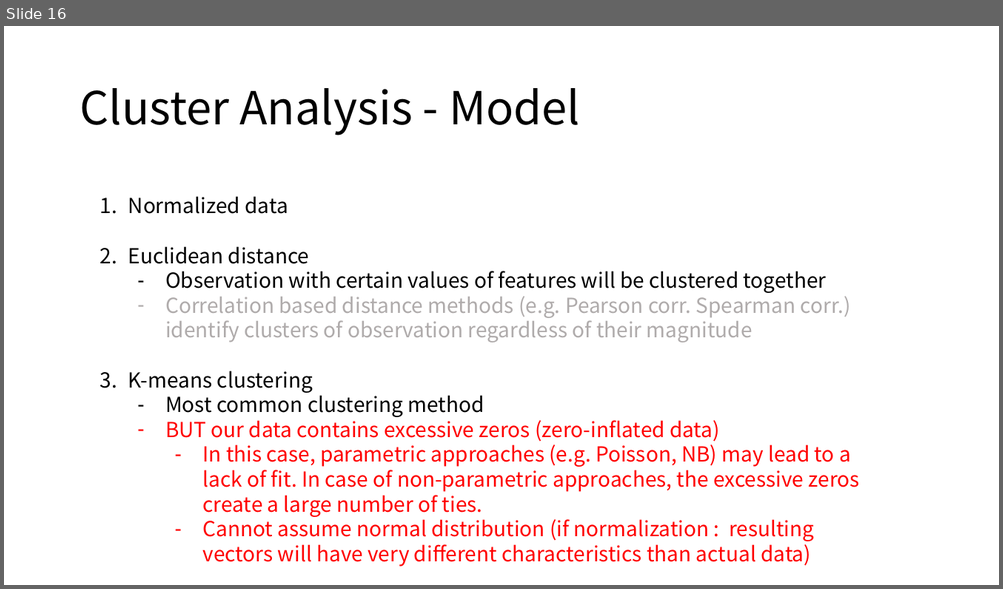
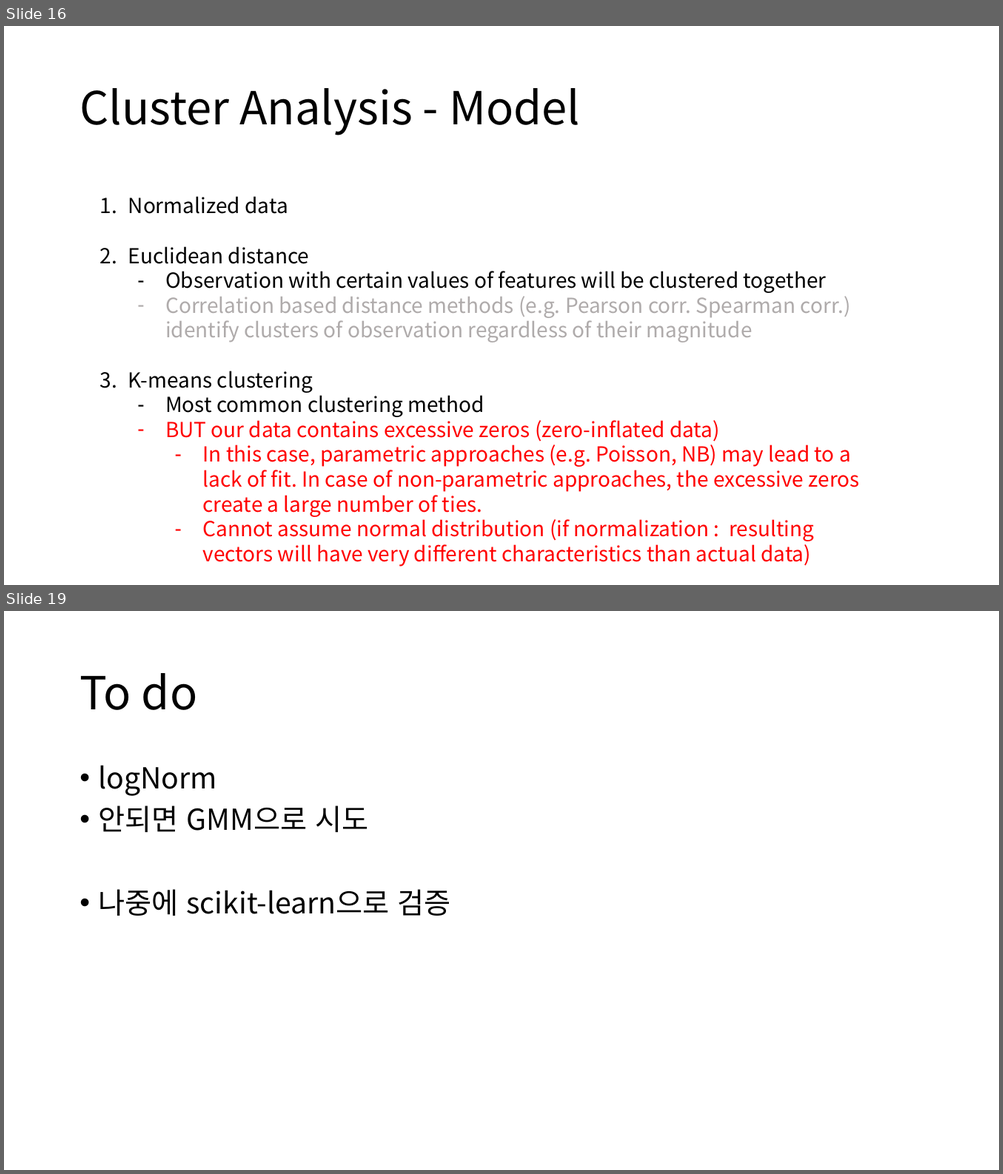
Before and after one commit to HeesooSong/UNIST_internship, a slide deck: Progress Update/20221115_Progress Update.pptx. Shown one above the other, each under a label of ours: slide 16 before the commit, slides 16 and 19 after it; the slides between them are not shown. The pictures are 1003x589 and 1003x1174 pixels, drawn with LibreOffice and Linux fonts; fonts in the diff are those of the drawing. Boxes give left, top, right and bottom in pixels: in the first picture for what was removed or moved away, otherwise in the second. Text is boxed around its words. In the diff, an @@ line names an element or a change of style, - is before the commit and + after.

```diff
--- a/Progress Update/20221115_Progress Update.pptx
+++ b/Progress Update/20221115_Progress Update.pptx
@@ slide 19 added at <box>4,611,999,1170</box>, background #FFFFFF @@
@@ title added at <box>79,673,198,710</box>, 44 pt, text #000000 @@
+To do
@@ text added at <box>99,765,451,916</box>, 28 pt, text #000000 @@
+• logNorm
+• 안되면 GMM으로 시도
+• 나중에 scikit-learn으로 검증
```
Also in this commit, not shown: 3 slides changed, 2 other slides added, 1 slide removed.
